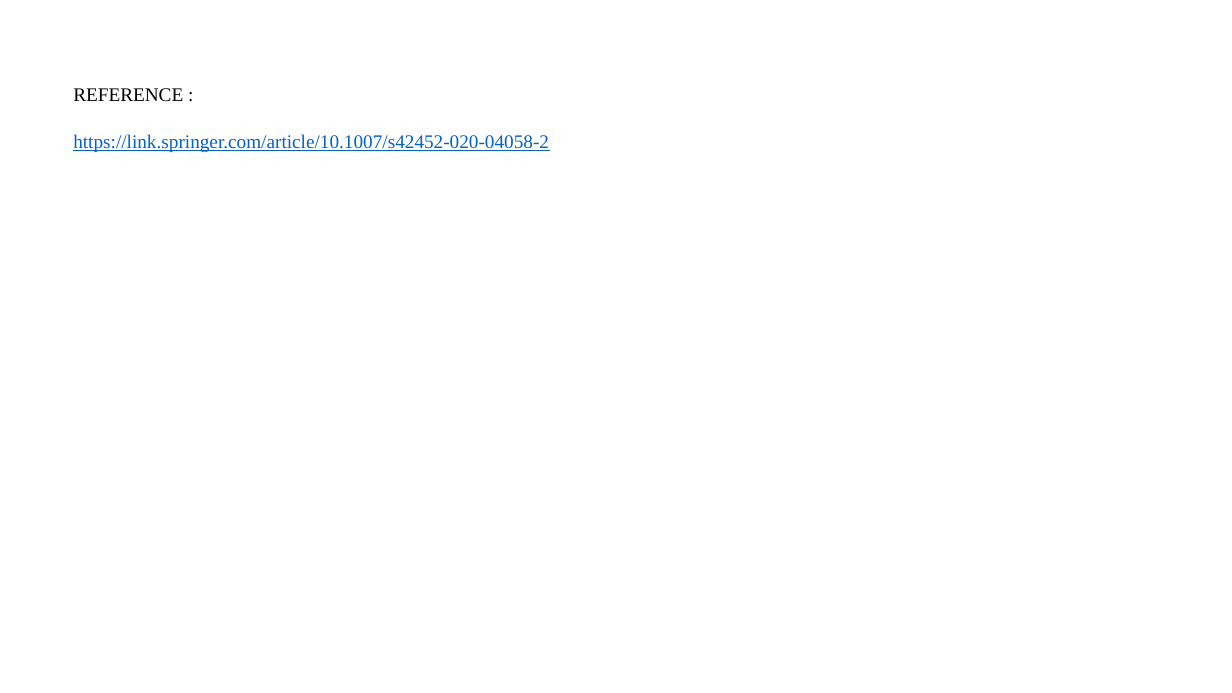
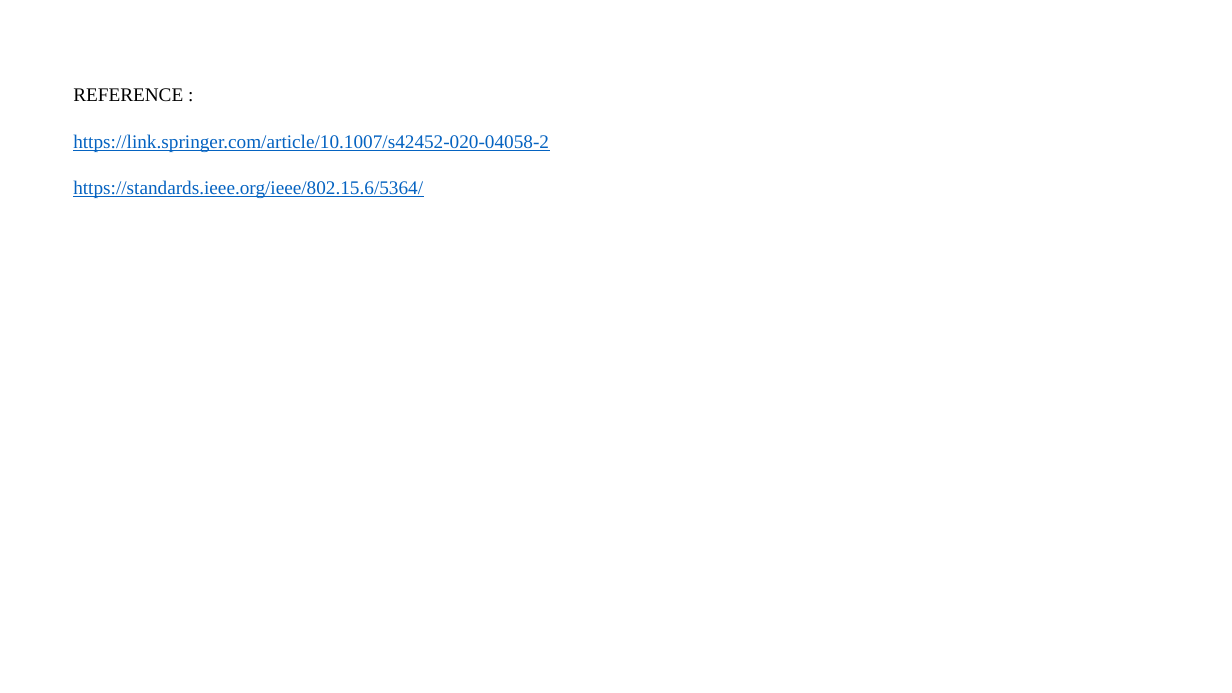
Before and after one commit to shantu03/trial, a slide deck: slide 12 of Seminar PPT.pptx. Drawn at 1232x693 pixels with LibreOffice and Linux fonts; fonts in the diff are those of the drawing. Boxes give left, top, right and bottom in pixels: in the first picture for what was removed or moved away, otherwise in the second. Text is boxed around its words. In the diff, an @@ line names an element or a change of style, - is before the commit and + after.

Commit message:
Seminar ppt update reference

```diff
--- a/Seminar PPT.pptx
+++ b/Seminar PPT.pptx
@@ text at bbox=[73, 180, 423, 198]: paragraph added @@
+https://standards.ieee.org/ieee/802.15.6/5364/
```
